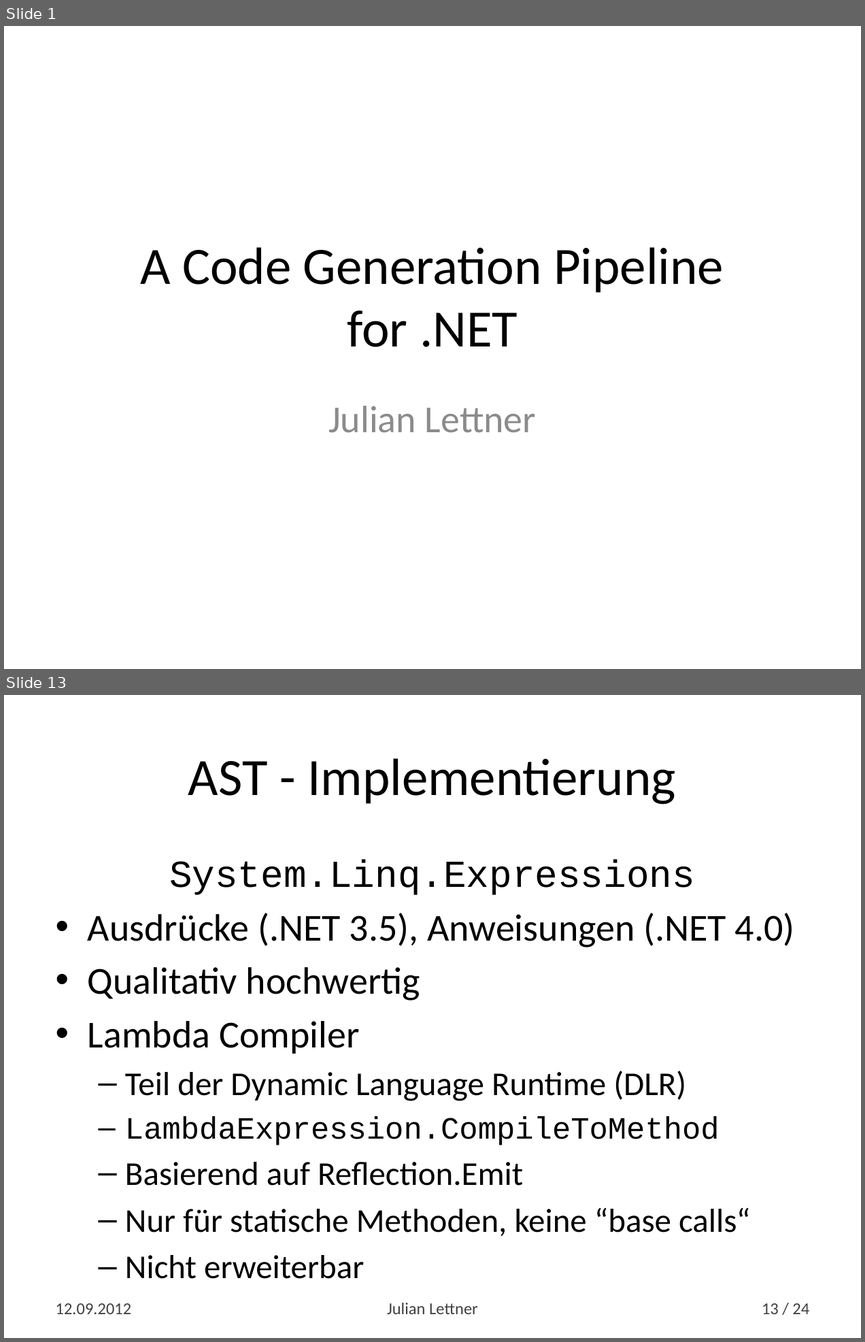
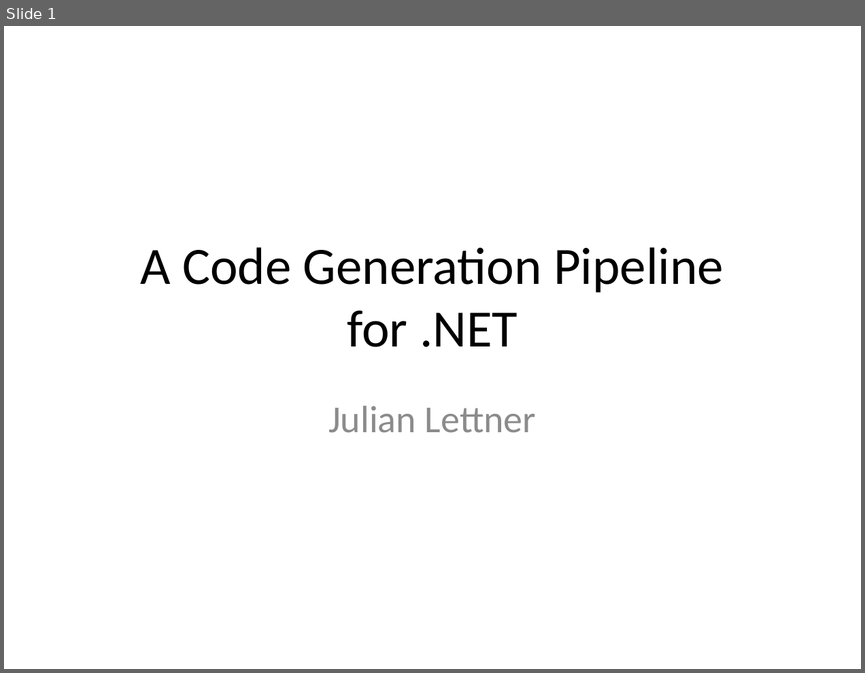
Before and after one commit to yln/TypePipeDemo, a slide deck: A Code Generation Pipeline for .NET.pptx. Shown one above the other, each under a label of ours: slides 1 and 13 before the commit, slide 1 after it; the slides between them are not shown. The pictures are 865x1342 and 865x673 pixels, drawn with LibreOffice and Linux fonts; fonts in the diff are those of the drawing. Boxes give left, top, right and bottom in pixels: in the first picture for what was removed or moved away, otherwise in the second. Text is boxed around its words. In the diff, an @@ line names an element or a change of style, - is before the commit and + after.

```diff
--- a/A Code Generation Pipeline for .NET.pptx
+++ b/A Code Generation Pipeline for .NET.pptx
@@ slide 13 removed at (x1=4, y1=695, x2=861, y2=1338), background #FFFFFF @@
@@ title removed at (x1=188, y1=758, x2=676, y2=804) @@
-AST - Implementierung
@@ text removed at (x1=88, y1=860, x2=795, y2=1278) @@
-System.Linq.Expressions
-• Ausdrücke (.NET 3.5), Anweisungen (.NET 4.0)
-• Qualitativ hochwertig
-• Lambda Compiler
-  – Teil der Dynamic Language Runtime (DLR)
-  – LambdaExpression.CompileToMethod
-  – Basierend auf Reflection.Emit
-  – Nur für statische Methoden, keine “base calls“
-  – Nicht erweiterbar
@@ text removed at (x1=56, y1=1303, x2=132, y2=1314) @@
-12.09.2012
@@ text removed at (x1=387, y1=1302, x2=478, y2=1314) @@
-Julian Lettner
@@ page number removed at (x1=762, y1=1303, x2=809, y2=1314) @@
-13 / 24
```
Also in this commit, not shown: 14 slides changed, 1 slide added, 8 other slides removed.
